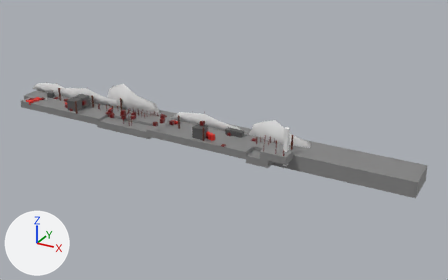
The Blender file assets/map_city.blend as it was, and as the next commit left it.
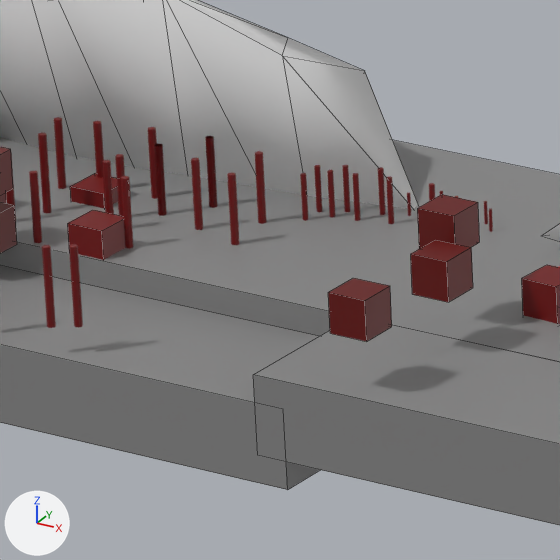
The first picture shows the older version from a camera (50 mm lens) standing at (131.3, -128.4, 64.9) and looking at (57.1, 6.3, -2.5). The close-ups show both versions on the part from 28% to 39% of the width and 35% to 52% of the height of that picture; other places that the commit changed are outside them. The axes (+X, +Y, +Z) are drawn at lower left. The lights are the same throughout. The close-ups show mesh edges as thin lines.

Objects in the first close-up: 'Box.003', 'Box.004', 'Box.005', 'Bush.008', 'Bush.009', 'Bush.013', 'Ground.001', 'Ground.003', 'Ground.007', 'Ogon.002', 'Tree.005', 'Tree.022'.
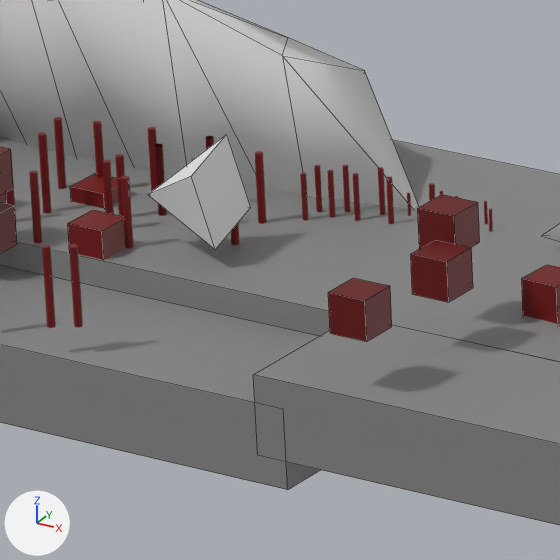
Edits to the bpy script that builds the scene:
```text
Add me_cube_046:
    me_cube_046.from_pydata([(-1.0, -1.0, -1.0), (-1.0, -1.0, 1.0), (0.0, 1.0, 0.0), (1.0, -1.0, -1.0), (1.0, -1.0, 1.0)], [], [(0, 1, 2), (2, 4, 3), (3, 4, 1, 0), (2, 3, 0), (2, 1, 4)])
Add ob_spawn_bird_002:
    ob_spawn_bird_002 = bpy.data.objects.new('Spawn_Bird.002', me_cube_046)
    ob_spawn_bird_002.location = (33.0, 2.0, 2.0)
    ob_spawn_bird_002.rotation_euler = (-0.175, -0.175, 1.745)  # degrees (-10, -10, 100)
```

Location of each change, [x1, y1, x2, y2] in pixels of the close-ups (560 x 560 px):
'Spawn_Bird.002', added
    after: [148, 134, 250, 249]
